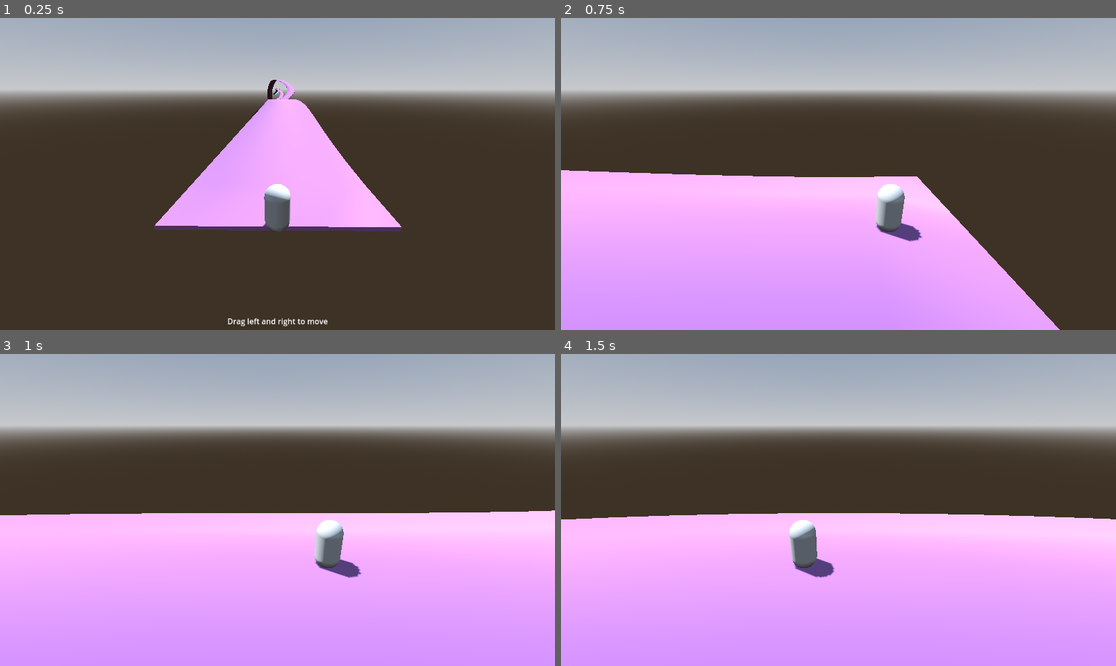
Above: before the commit, frames 1-4 (two rows, left to right).
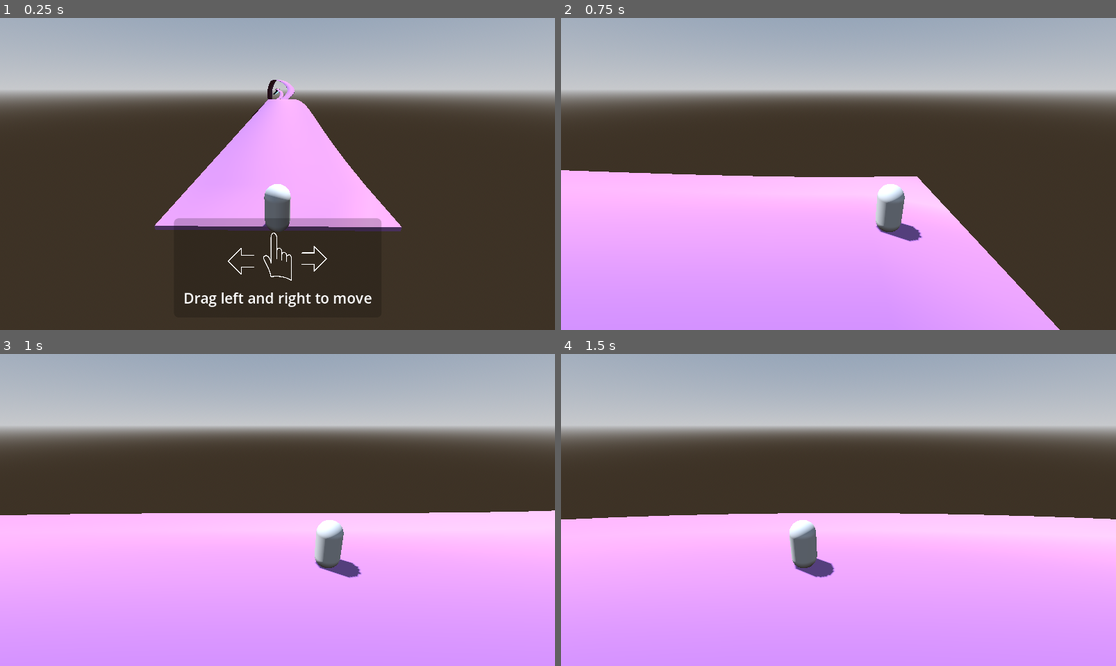
Above: after the commit, the same moments.

Repository: ludovancy/endless-roller
Game: Godot game, scene res://world.tscn
Same seed, same stepped clock (60 frames per second), same inputs: the game is played once before the commit and once after it.
Inputs (mouse positions are in pixels of both pictures, inside the frame that each line leads up to):
- Up to frame 1 (0.25 s): no input
- Up to frame 2 (0.75 s): tap Enter at 0.5 s; move the mouse to (960, 158) at 0.52 s; hold Right (ui_right) from 0.53 s (still down); click (960, 158) at 0.67 s
- Up to frame 3 (1 s): keep holding Right (ui_right)
- Up to frame 4 (1.5 s): release Right (ui_right) at 1.25 s; tap Space at 1.25 s; drag from (727, 525) to (810, 572) at 1.27 s

The runs differ from the first frame. In frame 1, 1.8% of the frame differs, in the area x 31-69%, y 64-99%; in frame 2, nothing differs; in frame 3, nothing differs; in frame 4, nothing differs.

Commit message:
Add visual instructions to game

Diff:
--- a/pause.tscn
+++ b/pause.tscn
@@ -1,6 +1,60 @@
-[gd_scene load_steps=2 format=3 uid="uid://ckx70j7rbmmvk"]
+[gd_scene load_steps=10 format=3 uid="uid://ckx70j7rbmmvk"]
 
 [ext_resource type="Script" path="res://src/pause.gd" id="1_pvlvp"]
+[ext_resource type="Shader" path="res://res/invert.gdshader" id="2_hsa17"]
+[ext_resource type="Texture2D" uid="uid://drwshwct86372" path="res://assets/img/unfinished_arrow.png" id="2_qfjgw"]
+[ext_resource type="Texture2D" uid="uid://6aqqr4f3x8vh" path="res://assets/img/pointer.png" id="3_1xwoh"]
+
+[sub_resource type="StyleBoxFlat" id="StyleBoxFlat_2ha7e"]
+bg_color = Color(0, 0, 0, 0.192157)
+corner_radius_top_left = 10
+corner_radius_top_right = 10
+corner_radius_bottom_right = 10
+corner_radius_bottom_left = 10
+expand_margin_left = 20.0
+expand_margin_top = 20.0
+expand_margin_right = 20.0
+expand_margin_bottom = 20.0
+
+[sub_resource type="ShaderMaterial" id="ShaderMaterial_1828f"]
+shader = ExtResource("2_hsa17")
+
+[sub_resource type="Animation" id="Animation_fa7ac"]
+resource_name = "slide"
+loop_mode = 1
+tracks/0/type = "value"
+tracks/0/imported = false
+tracks/0/enabled = true
+tracks/0/path = NodePath(".:position")
+tracks/0/interp = 1
+tracks/0/loop_wrap = true
+tracks/0/keys = {
+"times": PackedFloat32Array(0, 0.25, 0.5, 0.75, 1.03333),
+"transitions": PackedFloat32Array(2.14354, 0.637281, 2.14354, 0.637281, 1),
+"update": 0,
+"values": [Vector2(-50, 0), Vector2(0, 0), Vector2(50, 0), Vector2(0, 0), Vector2(-50, 0)]
+}
+
+[sub_resource type="Animation" id="Animation_2uva4"]
+length = 0.001
+tracks/0/type = "value"
+tracks/0/imported = false
+tracks/0/enabled = true
+tracks/0/path = NodePath(".:position")
+tracks/0/interp = 1
+tracks/0/loop_wrap = true
+tracks/0/keys = {
+"times": PackedFloat32Array(0),
+"transitions": PackedFloat32Array(1),
+"update": 0,
+"values": [Vector2(0, 0)]
+}
+
+[sub_resource type="AnimationLibrary" id="AnimationLibrary_jouqd"]
+_data = {
+"RESET": SubResource("Animation_2uva4"),
+"slide": SubResource("Animation_fa7ac")
+}
 
 [node name="Pause" type="Control"]
 process_mode = 3
@@ -12,25 +66,102 @@
 grow_vertical = 2
 script = ExtResource("1_pvlvp")
 
-[node name="CenterContainer" type="CenterContainer" parent="."]
+[node name="PanelContainer" type="PanelContainer" parent="."]
 layout_mode = 1
 anchors_preset = 7
 anchor_left = 0.5
 anchor_top = 1.0
 anchor_right = 0.5
 anchor_bottom = 1.0
-offset_left = -20.0
-offset_top = -40.0
-offset_right = 20.0
+offset_left = -195.5
+offset_top = -212.095
+offset_right = 195.5
+offset_bottom = -46.095
 grow_horizontal = 2
 grow_vertical = 0
+theme_override_styles/panel = SubResource("StyleBoxFlat_2ha7e")
 
-[node name="HBoxContainer" type="VBoxContainer" parent="CenterContainer"]
+[node name="CenterContainer" type="CenterContainer" parent="PanelContainer"]
 layout_mode = 2
 
-[node name="TextureRect" type="TextureRect" parent="CenterContainer/HBoxContainer"]
+[node name="VBoxContainer" type="VBoxContainer" parent="PanelContainer/CenterContainer"]
 layout_mode = 2
 
-[node name="Label" type="Label" parent="CenterContainer/HBoxContainer"]
+[node name="HBoxContainer" type="Control" parent="PanelContainer/CenterContainer/VBoxContainer"]
+custom_minimum_size = Vector2(0, 120)
 layout_mode = 2
+size_flags_horizontal = 4
+size_flags_vertical = 4
+
+[node name="Control" type="Control" parent="PanelContainer/CenterContainer/VBoxContainer/HBoxContainer"]
+anchors_preset = 0
+offset_right = 40.0
+offset_bottom = 40.0
+
+[node name="TextureRect" type="TextureRect" parent="PanelContainer/CenterContainer/VBoxContainer/HBoxContainer/Control"]
+material = SubResource("ShaderMaterial_1828f")
+layout_mode = 1
+anchors_preset = 8
+anchor_left = 0.5
+anchor_top = 0.5
+anchor_right = 0.5
+anchor_bottom = 0.5
+offset_left = -123.0
+offset_top = 99.0
+offset_right = -23.0
+offset_bottom = 154.0
+grow_horizontal = 2
+grow_vertical = 2
+rotation = -1.5708
+texture = ExtResource("2_qfjgw")
+expand_mode = 2
+stretch_mode = 5
+
+[node name="TextureRect2" type="TextureRect" parent="PanelContainer/CenterContainer/VBoxContainer/HBoxContainer/Control"]
+material = SubResource("ShaderMaterial_1828f")
+custom_minimum_size = Vector2(100, 100)
+layout_mode = 1
+anchors_preset = 8
+anchor_left = 0.5
+anchor_top = 0.5
+anchor_right = 0.5
+anchor_bottom = 0.5
+offset_left = -70.0
+offset_top = -10.0
+offset_right = 30.0
+offset_bottom = 90.0
+grow_horizontal = 2
+grow_vertical = 2
+texture = ExtResource("3_1xwoh")
+expand_mode = 2
+stretch_mode = 5
+
+[node name="TextureRect3" type="TextureRect" parent="PanelContainer/CenterContainer/VBoxContainer/HBoxContainer/Control"]
+material = SubResource("ShaderMaterial_1828f")
+layout_mode = 1
+anchors_preset = 8
+anchor_left = 0.5
+anchor_top = 0.5
+anchor_right = 0.5
+anchor_bottom = 0.5
+offset_left = 83.0
+offset_top = -6.0
+offset_right = 183.0
+offset_bottom = 47.0
+grow_horizontal = 2
+grow_vertical = 2
+rotation = 1.5708
+texture = ExtResource("2_qfjgw")
+expand_mode = 2
+stretch_mode = 5
+
+[node name="AnimationPlayer" type="AnimationPlayer" parent="PanelContainer/CenterContainer/VBoxContainer/HBoxContainer/Control"]
+libraries = {
+"": SubResource("AnimationLibrary_jouqd")
+}
+
+[node name="Label" type="Label" parent="PanelContainer/CenterContainer/VBoxContainer"]
+layout_mode = 2
+theme_override_font_sizes/font_size = 30
 text = "Drag left and right to move"
+horizontal_alignment = 1
--- /dev/null
+++ b/res/invert.gdshader
@@ -0,0 +1,5 @@
+shader_type canvas_item;
+
+void fragment(){
+	COLOR.rgb = 1.0 - COLOR.rgb;
+}
